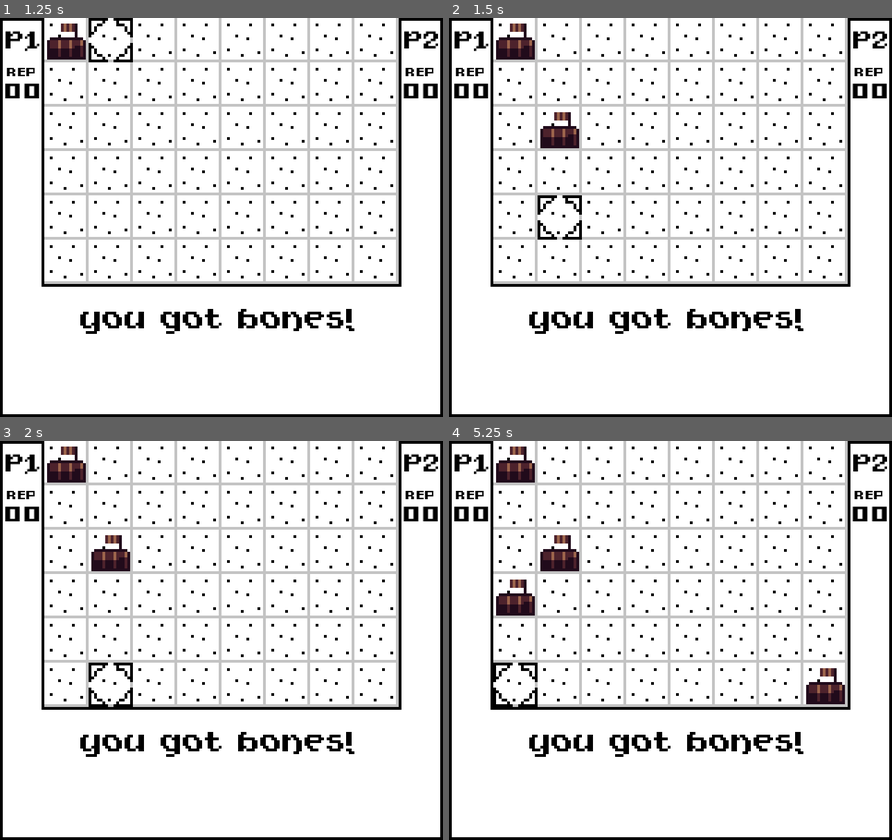
Above: before the commit, frames 1-4 (two rows, left to right).
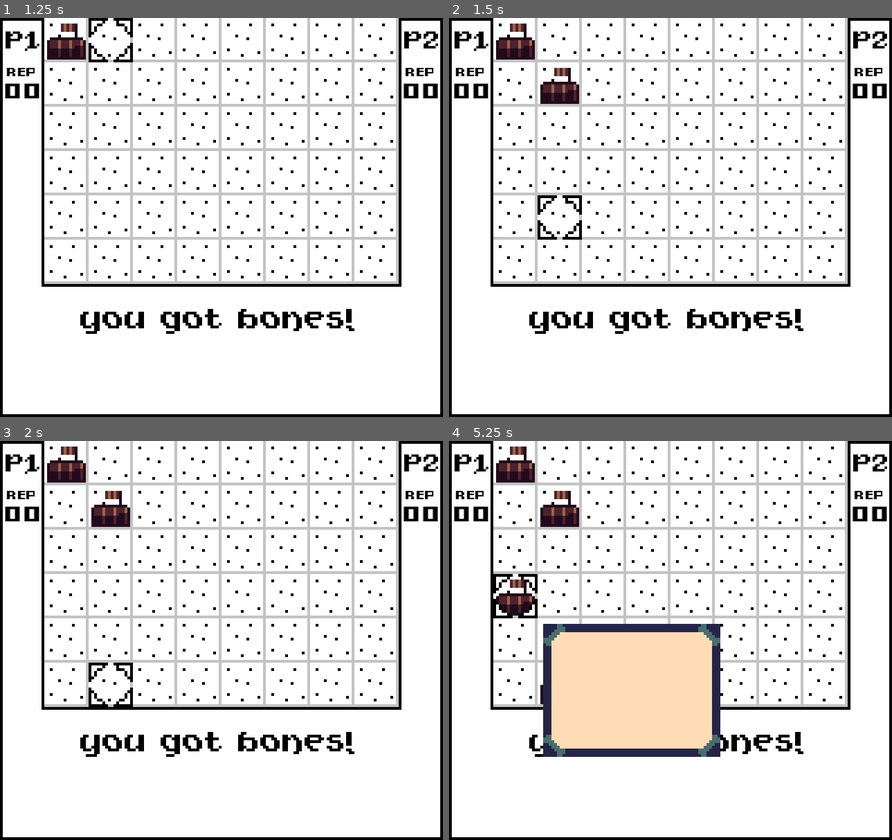
Above: after the commit, the same moments.

Repository: Saf-bonesman/bone-wars-proto-1
Game: Godot game, scene res://scenes/Game.tscn
Same seed, same stepped clock (60 frames per second), same inputs: the game is played once before the commit and once after it.
Inputs (mouse positions are in pixels of both pictures, inside the frame that each line leads up to):
- Up to frame 1 (1.25 s): tap Enter at 0.5 s; move the mouse to (318, 197) at 0.52 s; hold D (action_right) from 0.53 s (still down); hold F (action_a) from 0.53 s (still down)
- Up to frame 2 (1.5 s): tap Space at 1.25 s; move the mouse to (581, 237) at 1.27 s; release D (action_right) at 1.28 s; release F (action_a) at 1.28 s; hold S (action_down) from 1.28 s (still down); tap F (action_a) at 1.35 s
- Up to frame 3 (2 s): keep holding S (action_down)
- Up to frame 4 (5.25 s): tap Enter at 2, 3.5 s; move the mouse to (714, 552) at 2.02 s; release S (action_down) at 2.03 s; hold D (action_right) 2.03-2.78 s; hold F (action_a) 2.03-2.78 s; tap Space at 2.75, 4.25 s; move the mouse to (648, 720) at 2.77 s; hold W (action_up) 2.78-3.53 s; tap F (action_a) at 2.85, 4.35 s; move the mouse to (803, 700) at 3.52 s; hold F (action_a) 3.53-4.28 s; hold A (action_left) 3.53-5.03 s; move the mouse to (537, 580) at 4.27 s; move the mouse to (692, 640) at 5.02 s; hold S (action_down) from 5.03 s (still down); hold F (action_a) from 5.03 s (still down)

Frame 1 is identical in both runs. In frame 2, 1.1% of the frame differs, in the area x 20-30%, y 12-33%; in frame 3, 1.1%; in frame 4, 16%, in the area x 10-90%, y 12-80%.

Commit message:
menu stuff

Diff:
--- a/scenes/Player.tscn
+++ b/scenes/Player.tscn
@@ -1,13 +1,10 @@
 [gd_scene format=3 uid="uid://c1bu5uqa72nok"]
 
 [ext_resource type="Script" uid="uid://ns4nsjfb7ubc" path="res://scripts/player.gd" id="1_3li8b"]
-[ext_resource type="PackedScene" uid="uid://drmxgba7hxaru" path="res://scenes/PlayerMenu.tscn" id="1_p0vlq"]
 [ext_resource type="Texture2D" uid="uid://c7bxph0xue0cw" path="res://assets/aseprite files/characters/cursor_placeholder.png" id="2_v6fml"]
 
 [node name="Player" type="Node2D" unique_id=30233815]
 script = ExtResource("1_3li8b")
-
-[node name="PlayerMenu" parent="." unique_id=1982733969 instance=ExtResource("1_p0vlq")]
 
 [node name="Cursor" type="Sprite2D" parent="." unique_id=648782166]
 texture = ExtResource("2_v6fml")
--- a/scenes/PlayerMenu.tscn
+++ b/scenes/PlayerMenu.tscn
@@ -6,7 +6,10 @@
 [ext_resource type="FontFile" uid="uid://ourr6jjjc2pw" path="res://assets/resources/fonts/Bitfantasy.ttf" id="3_8sw7y"]
 
 [node name="PlayerMenu" type="PanelContainer" unique_id=854711762]
+offset_right = 64.0
+offset_bottom = 48.0
 theme = ExtResource("1_1utw0")
+theme_type_variation = &"BorderPanelContainer"
 
 [node name="MenuBackground" type="Sprite2D" parent="." unique_id=1528355104]
 visible = false
--- a/scripts/player.gd
+++ b/scripts/player.gd
@@ -6,6 +6,7 @@
 var w
 var h
 var player_menu
+var PLAYER_MENU = preload("res://scenes/PlayerMenu.tscn")
 
 enum player_state {
 	ENCAMP,
@@ -42,13 +43,17 @@
 		player_state.MENUING:
 			if Input.is_action_pressed("action_a"):
 				print("choose menu option")
+				player_menu = PLAYER_MENU.instantiate()
+				add_child(player_menu)
+				#if curr_pos.x < 8:
+				player_menu.position = Vector2i(10, 10)
+				move_timer.set_paused(true)
 				current_state = player_state.ACTION_SABOTAGE
-				player_menu = $PlayerMenu
-				#move_timer.set_paused(true)
-				#move_timer.set_paused(false)
 		player_state.ACTION_SABOTAGE:
 			if Input.is_action_pressed("action_a"):
 				print("big esplostion")
+				player_menu.queue_free()
+				move_timer.set_paused(false)
 				current_state = player_state.ACTION_DIG
 		player_state.ACTION_DIG:
 			if Input.is_action_pressed("action_a"):
--- a/themes/menu.tres
+++ b/themes/menu.tres
@@ -1,10 +1,13 @@
 [gd_resource type="Theme" format=3 uid="uid://c3polhfklpqly"]
 
+[ext_resource type="Texture2D" uid="uid://deh4wu8304yyk" path="res://assets/ui/Textbox_border.png" id="1_6tgry"]
 [ext_resource type="FontFile" uid="uid://ourr6jjjc2pw" path="res://assets/resources/fonts/Bitfantasy.ttf" id="1_xavh1"]
 
-[sub_resource type="StyleBoxTexture" id="StyleBoxTexture_xavh1"]
+[sub_resource type="StyleBoxTexture" id="StyleBoxTexture_6tgry"]
+texture = ExtResource("1_6tgry")
 
 [resource]
 default_font = ExtResource("1_xavh1")
 default_font_size = 16
-BorderPanelContainer/styles/Border = SubResource("StyleBoxTexture_xavh1")
+BorderPanelContainer/base_type = &"PanelContainer"
+BorderPanelContainer/styles/panel = SubResource("StyleBoxTexture_6tgry")
Binary file changed: assets/ui/Textbox_border.png
Not shown, added: assets/ui/Textbox_border.png.import
